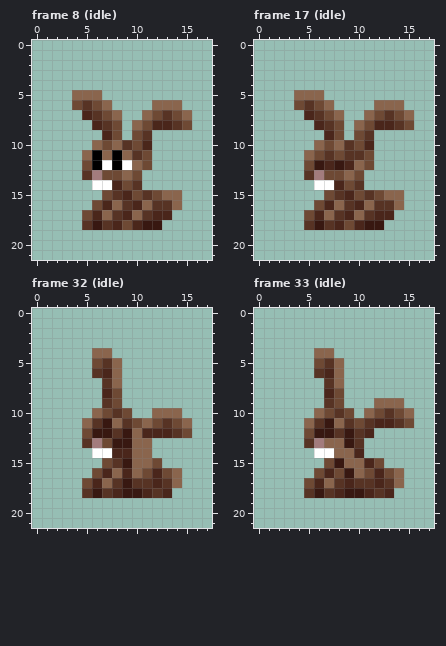
Pixel-art file -- assets/images/bunnies/bunny.aseprite. The picture above is the old version.
18x22 pixels, 65 frames. Shown: frame 8 (idle), frame 17 (idle), frame 32 (idle), frame 33 (idle). The commit also changed other frames, which this record leaves out.
New version:
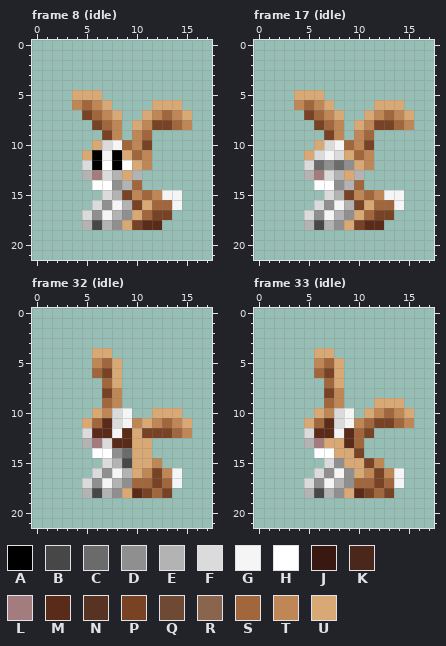
Palette (. is transparent): A #000000  B #474747  C #6b6b6b  D #8f8f8f  E #b3b3b3  F #dbdbdb  G #f5f5f5  H #ffffff  J #381811  K #4a261b  L #a37c7d  M #592b18  N #573324  P #784225  Q #6e4934  R #8a654d  S #a1663b  T #bf8756  U #d9a975
Difference:
layer "bunnies/brown_bunny" now hidden
layer "bunnies/light_brown_spotted_bunny" now shown
Changed rows in their new state; - is an unchanged pixel.
Frame 8 (idle), layer "bunnies/light_brown_spotted_bunny":
first column x 4:
 5 UUU---------
 6 TSTU----UUU-
 7 -PSTU--UTSTU
 8 --PST-UTPPST
 9 ---PT-TS----
10 --UFGSTP----
11 -U-G-UST----
12 -F----UT----
13 -E-FEUE-----
14 ----DES-----
15 ---FEPTSTGG-
16 --FDGEPUSSG-
17 -FDGEDUSPP--
18 -EBEDUPMM---
Frame 17 (idle), layer "bunnies/light_brown_spotted_bunny":
first column x 4:
 5 UUU---------
 6 TSTU----UUU-
 7 -PSTU--UTSTU
 8 --PST-UTPPST
 9 ---PT-TS----
10 --UFGSTP----
11 -UFGFUST----
12 -FCDCDUT----
13 -E-FEUE-----
14 ----DES-----
15 ---FEPTSTGG-
16 --FDGEPUSSG-
17 -FDGEDUSPP--
18 -EBEDUPMM---
Frame 32 (idle), layer "bunnies/light_brown_spotted_bunny":
first column x 5:
 4 -UU--------
 5 -TSU-------
 6 -SPU-------
 7 --SU-------
 8 --PT-------
 9 --ST-------
10 -UTFG--UUU-
11 USMFGTUTSTU
12 FMMGMUPPPST
13 E-FMMUU----
14 ---DCUU----
15 --FEBUUT---
16 -FDGEUTPTG-
17 FDGEDSSPSG-
18 EBEDUMPSP--
Frame 33 (idle), layer "bunnies/light_brown_spotted_bunny":
first column x 5:
 4 -UU--------
 5 -TSU-------
 6 -SPU-------
 7 --SU-------
 8 --PT-------
 9 --ST---UUU-
10 -UTFG-UTSTU
11 USMFGTSPPST
12 FMMGMSP----
13 E-UUMS-----
14 ---UUP-----
15 --FDUUPT---
16 -FDGDUTPTG-
17 FDGEDSSPSG-
18 EBEDUMPSP--
Boxes around the changes in both pictures, in picture pixels (x1, y1, x2, y2):
changed: (72, 90, 192, 230)
changed: (294, 90, 414, 230)
changed: (82, 348, 192, 498)
changed: (304, 348, 414, 498)
